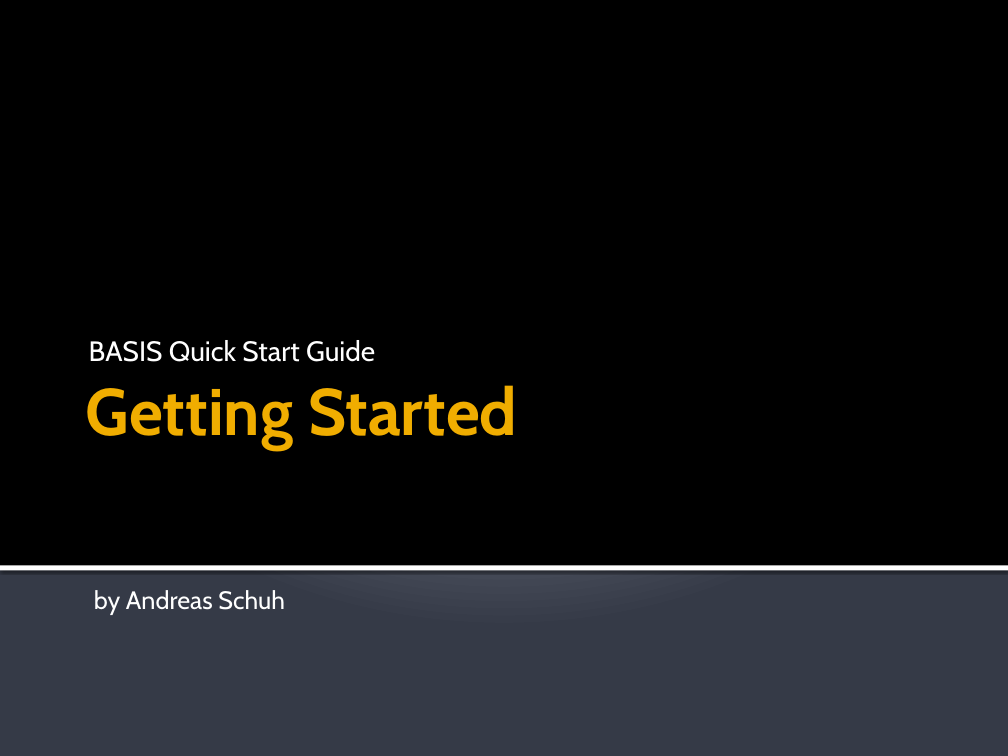
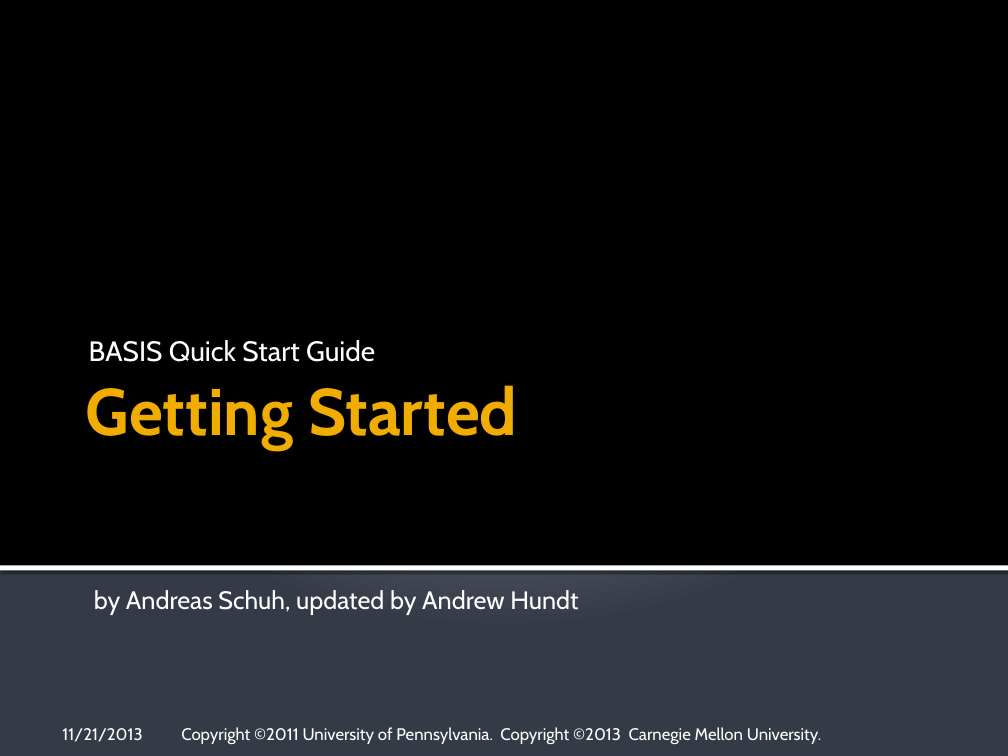
Before and after one commit to cmake-basis/legacy, a slide deck: slide 1 of doc/tutorials/BASIS Quick Start Guide - 01 Getting Started.pptx. Drawn at 1008x756 pixels with LibreOffice and Linux fonts; fonts in the diff are those of the drawing; background and template pictures are left out. Boxes give left, top, right and bottom in pixels: in the first picture for what was removed or moved away, otherwise in the second. Text is boxed around its words. In the diff, an @@ line names an element or a change of style, - is before the commit and + after.

```diff
--- a/doc/tutorials/BASIS Quick Start Guide - 01 Getting Started.pptx
+++ b/doc/tutorials/BASIS Quick Start Guide - 01 Getting Started.pptx
@@ text at (x1=94, y1=590, x2=578, y2=615): text changed @@
-by Andreas Schuh
+by Andreas Schuh, updated by Andrew Hundt
@@ text added at (x1=62, y1=728, x2=142, y2=742), 12 pt, text #FFFFFF @@
+11/21/2013
@@ text added at (x1=181, y1=727, x2=821, y2=744), 12 pt, text #FFFFFF @@
+Copyright ©2011 University of Pennsylvania. Copyright ©2013 Carnegie Mellon University.
```
Also in this commit, not shown: 10 other slides changed.
